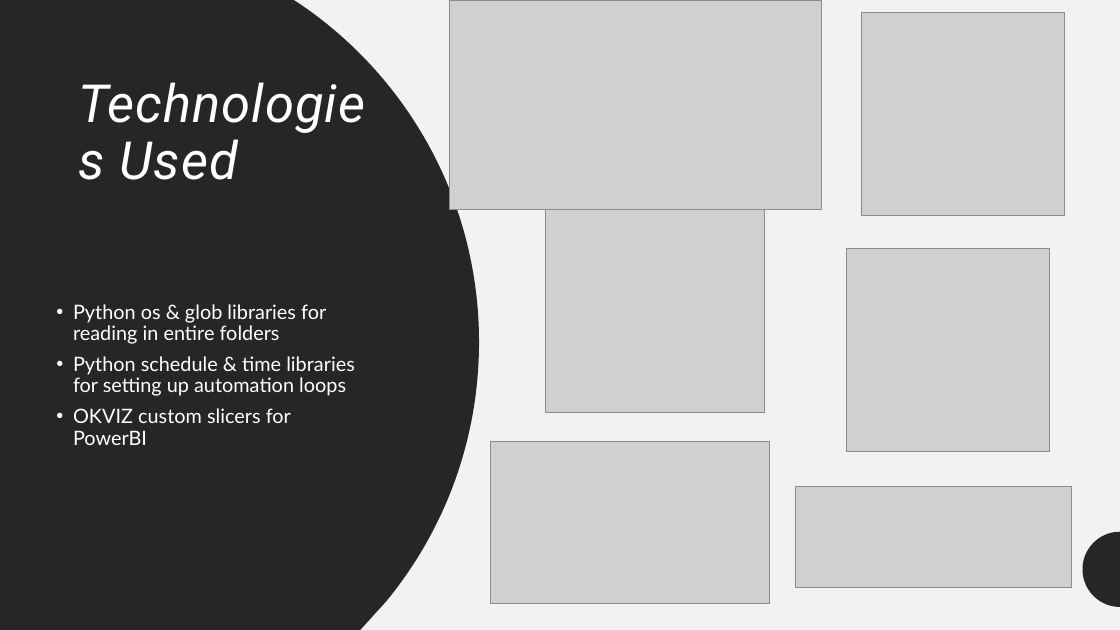
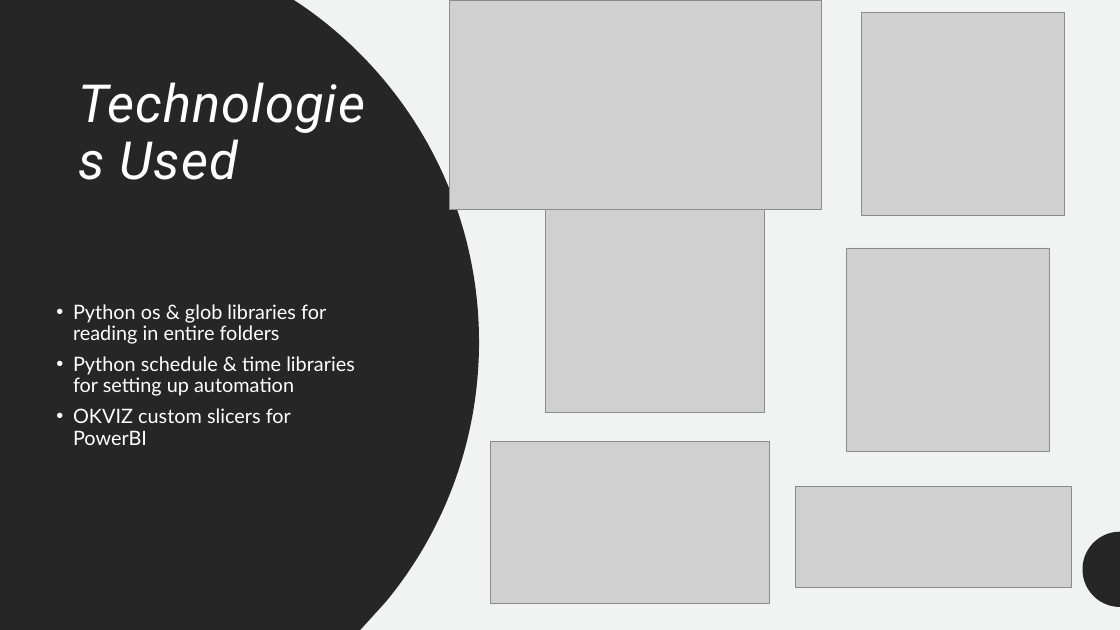
Before and after one commit to meferral/Menu_Dashboard, a slide deck: slide 10 of Capstone_Menu_Dashboard.pptx (slide 11 before the commit). Drawn at 1120x630 pixels with LibreOffice and Linux fonts; fonts in the diff are those of the drawing; grey boxes stand for pictures. Boxes give left, top, right and bottom in pixels: in the first picture for what was removed or moved away, otherwise in the second. Text is boxed around its words. In the diff, an @@ line names an element or a change of style, - is before the commit and + after.

```diff
--- a/Capstone_Menu_Dashboard.pptx
+++ b/Capstone_Menu_Dashboard.pptx
@@ text at (73,356,355,396): text changed @@
-• Python schedule & time libraries for setting up automation loops
+• Python schedule & time libraries for setting up automation
```
Also in this commit, not shown: 4 other files.
